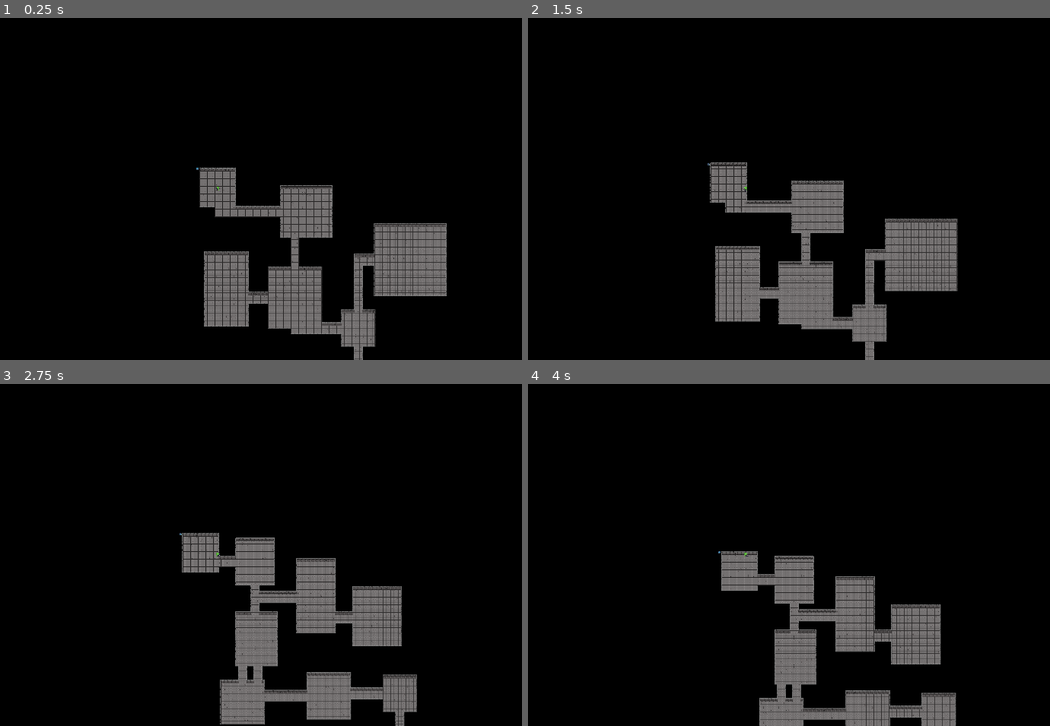
Above: before the commit, frames 1-4 (two rows, left to right).
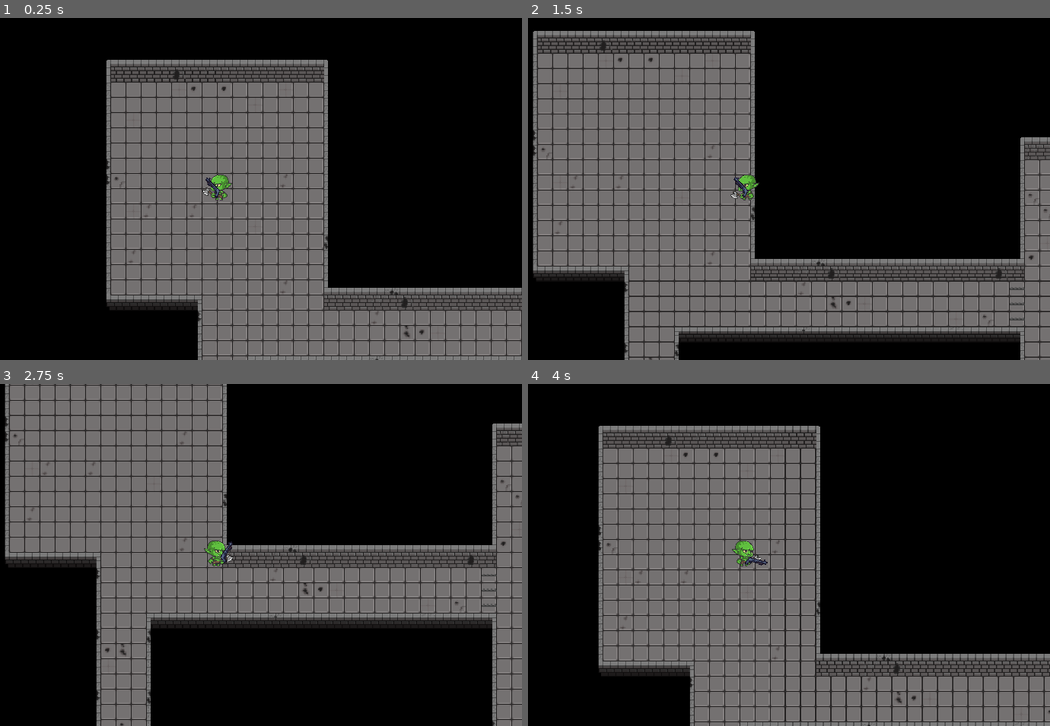
Above: after the commit, the same moments.

Repository: WilliCochrane/Game_Jam_1_2024
Game: Godot game, scene res://node_2d.tscn
Same seed, same stepped clock (60 frames per second), same inputs: the game is played once before the commit and once after it.
Inputs (mouse positions are in pixels of both pictures, inside the frame that each line leads up to):
- Up to frame 1 (0.25 s): no input
- Up to frame 2 (1.5 s): tap Enter at 0.5 s; move the mouse to (877, 171) at 0.52 s; hold Right (ui_right) 0.53-1.28 s; move the mouse to (621, 206) at 1.27 s; hold Down (ui_down) from 1.28 s (still down)
- Up to frame 3 (2.75 s): move the mouse to (276, 479) at 2.02 s; release Down (ui_down) at 2.03 s; hold Right (ui_right) from 2.03 s (still down)
- Up to frame 4 (4 s): move the mouse to (715, 623) at 2.77 s; release Right (ui_right) at 2.78 s; hold Up (ui_up) 2.78-3.53 s; move the mouse to (929, 606) at 3.52 s; hold Left (ui_left) from 3.53 s (still down)

The runs differ from the first frame. In frame 1, 40% of the frame differs, in the area x 20-100%, y 12-100%; in frame 2, 51%, in the area x 0-100%, y 3-100%; in frame 3, 50%; in frame 4, 42%.
Error after the commit: Parse Error: Expected identifier after "." for attribute access. (res://Scrips/Map/Gate.gd:15)

Commit message:
added gate spawning and improved tile map

Diff:
--- a/Gold game jam/Entities/Player/player.tscn
+++ b/Gold game jam/Entities/Player/player.tscn
@@ -159,7 +159,7 @@
 shape = SubResource("RectangleShape2D_yr8kw")
 
 [node name="Camera2D" type="Camera2D" parent="."]
-zoom = Vector2(0.5, 0.5)
+zoom = Vector2(3, 3)
 
 [node name="Weapon" parent="." instance=ExtResource("4_q6ram")]
 position = Vector2(40, 40)
--- a/Gold game jam/Entities/Treasure/treasure.gd
+++ b/Gold game jam/Entities/Treasure/treasure.gd
@@ -1,4 +1,23 @@
 extends CharacterBody2D
 
-func _ready():
-	print(get_parent())
+@export var instructions : Sprite2D
+@export var anim_player : AnimationPlayer
+
+var show_instrusctions : bool = false
+
+
+func _process(_delta):
+	if show_instrusctions == false:
+		instructions.hide()
+	elif show_instrusctions == true:
+		instructions.show()
+		anim_player.play("Instructions")
+
+
+func _on_area_2d_body_entered(body):
+	show_instrusctions = true
+
+
+
+func _on_area_2d_body_exited(body):
+	show_instrusctions = false
--- a/Gold game jam/Entities/Treasure/treasure.tscn
+++ b/Gold game jam/Entities/Treasure/treasure.tscn
@@ -1,56 +1,109 @@
-[gd_scene load_steps=7 format=3 uid="uid://bej0bu2a4drvl"]
+[gd_scene load_steps=11 format=3 uid="uid://bej0bu2a4drvl"]
 
 [ext_resource type="Script" path="res://Entities/Treasure/treasure.gd" id="1_hw1sd"]
 [ext_resource type="Texture2D" uid="uid://rkw3uh5arawi" path="res://Assets/TileSet/dungeon_sheet.png" id="1_x028d"]
-
-[sub_resource type="Animation" id="Animation_a2sls"]
-length = 0.001
-tracks/0/type = "value"
-tracks/0/imported = false
-tracks/0/enabled = true
-tracks/0/path = NodePath("Sprite2D:frame")
-tracks/0/interp = 1
-tracks/0/loop_wrap = true
-tracks/0/keys = {
-"times": PackedFloat32Array(0),
-"transitions": PackedFloat32Array(1),
-"update": 1,
-"values": [176]
-}
-
-[sub_resource type="Animation" id="Animation_vka1o"]
-resource_name = "idle"
-tracks/0/type = "value"
-tracks/0/imported = false
-tracks/0/enabled = true
-tracks/0/path = NodePath("Sprite2D:texture")
-tracks/0/interp = 1
-tracks/0/loop_wrap = true
-tracks/0/keys = {
-"times": PackedFloat32Array(0),
-"transitions": PackedFloat32Array(1),
-"update": 1,
-"values": [ExtResource("1_x028d")]
-}
-tracks/1/type = "value"
-tracks/1/imported = false
-tracks/1/enabled = true
-tracks/1/path = NodePath("Sprite2D:hframes")
-tracks/1/interp = 1
-tracks/1/loop_wrap = true
-tracks/1/keys = {
-"times": PackedFloat32Array(0),
-"transitions": PackedFloat32Array(1),
-"update": 1,
-"values": [24]
+[ext_resource type="Texture2D" uid="uid://cffyddjpsgtr1" path="res://Assets/Misc/F_key_press.png" id="3_jtswi"]
+
+[sub_resource type="Animation" id="Animation_8y2lr"]
+resource_name = "Instructions"
+loop_mode = 1
+tracks/0/type = "value"
+tracks/0/imported = false
+tracks/0/enabled = true
+tracks/0/path = NodePath("Instructions:texture")
+tracks/0/interp = 1
+tracks/0/loop_wrap = true
+tracks/0/keys = {
+"times": PackedFloat32Array(0),
+"transitions": PackedFloat32Array(1),
+"update": 1,
+"values": [ExtResource("3_jtswi")]
+}
+tracks/1/type = "value"
+tracks/1/imported = false
+tracks/1/enabled = true
+tracks/1/path = NodePath("Instructions:hframes")
+tracks/1/interp = 1
+tracks/1/loop_wrap = true
+tracks/1/keys = {
+"times": PackedFloat32Array(0),
+"transitions": PackedFloat32Array(1),
+"update": 1,
+"values": [2]
 }
 tracks/2/type = "value"
 tracks/2/imported = false
 tracks/2/enabled = true
-tracks/2/path = NodePath("Sprite2D:vframes")
+tracks/2/path = NodePath("Instructions:frame")
 tracks/2/interp = 1
 tracks/2/loop_wrap = true
 tracks/2/keys = {
+"times": PackedFloat32Array(0, 0.5),
+"transitions": PackedFloat32Array(1, 1),
+"update": 1,
+"values": [0, 1]
+}
+
+[sub_resource type="Animation" id="Animation_a2sls"]
+length = 0.001
+tracks/0/type = "value"
+tracks/0/imported = false
+tracks/0/enabled = true
+tracks/0/path = NodePath("Chest:frame")
+tracks/0/interp = 1
+tracks/0/loop_wrap = true
+tracks/0/keys = {
+"times": PackedFloat32Array(0),
+"transitions": PackedFloat32Array(1),
+"update": 1,
+"values": [176]
+}
+tracks/1/type = "value"
+tracks/1/imported = false
+tracks/1/enabled = true
+tracks/1/path = NodePath("Instructions:frame")
+tracks/1/interp = 1
+tracks/1/loop_wrap = true
+tracks/1/keys = {
+"times": PackedFloat32Array(0),
+"transitions": PackedFloat32Array(1),
+"update": 1,
+"values": [0]
+}
+
+[sub_resource type="Animation" id="Animation_vka1o"]
+resource_name = "idle"
+tracks/0/type = "value"
+tracks/0/imported = false
+tracks/0/enabled = true
+tracks/0/path = NodePath("Chest:texture")
+tracks/0/interp = 1
+tracks/0/loop_wrap = true
+tracks/0/keys = {
+"times": PackedFloat32Array(0),
+"transitions": PackedFloat32Array(1),
+"update": 1,
+"values": [ExtResource("1_x028d")]
+}
+tracks/1/type = "value"
+tracks/1/imported = false
+tracks/1/enabled = true
+tracks/1/path = NodePath("Chest:hframes")
+tracks/1/interp = 1
+tracks/1/loop_wrap = true
+tracks/1/keys = {
+"times": PackedFloat32Array(0),
+"transitions": PackedFloat32Array(1),
+"update": 1,
+"values": [24]
+}
+tracks/2/type = "value"
+tracks/2/imported = false
+tracks/2/enabled = true
+tracks/2/path = NodePath("Chest:vframes")
+tracks/2/interp = 1
+tracks/2/loop_wrap = true
+tracks/2/keys = {
 "times": PackedFloat32Array(0),
 "transitions": PackedFloat32Array(1),
 "update": 1,
@@ -59,7 +112,7 @@
 tracks/3/type = "value"
 tracks/3/imported = false
 tracks/3/enabled = true
-tracks/3/path = NodePath("Sprite2D:frame_coords")
+tracks/3/path = NodePath("Chest:frame_coords")
 tracks/3/interp = 1
 tracks/3/loop_wrap = true
 tracks/3/keys = {
@@ -76,7 +129,7 @@
 tracks/0/type = "value"
 tracks/0/imported = false
 tracks/0/enabled = true
-tracks/0/path = NodePath("Sprite2D:texture")
+tracks/0/path = NodePath("Chest:texture")
 tracks/0/interp = 1
 tracks/0/loop_wrap = true
 tracks/0/keys = {
@@ -88,7 +141,7 @@
 tracks/1/type = "value"
 tracks/1/imported = false
 tracks/1/enabled = true
-tracks/1/path = NodePath("Sprite2D:hframes")
+tracks/1/path = NodePath("Chest:hframes")
 tracks/1/interp = 1
 tracks/1/loop_wrap = true
 tracks/1/keys = {
@@ -100,7 +153,7 @@
 tracks/2/type = "value"
 tracks/2/imported = false
 tracks/2/enabled = true
-tracks/2/path = NodePath("Sprite2D:vframes")
+tracks/2/path = NodePath("Chest:vframes")
 tracks/2/interp = 1
 tracks/2/loop_wrap = true
 tracks/2/keys = {
@@ -112,7 +165,7 @@
 tracks/3/type = "value"
 tracks/3/imported = false
 tracks/3/enabled = true
-tracks/3/path = NodePath("Sprite2D:frame")
+tracks/3/path = NodePath("Chest:frame")
 tracks/3/interp = 1
 tracks/3/loop_wrap = true
 tracks/3/keys = {
@@ -124,23 +177,49 @@
 
 [sub_resource type="AnimationLibrary" id="AnimationLibrary_v7kv5"]
 _data = {
+"Instructions": SubResource("Animation_8y2lr"),
 "RESET": SubResource("Animation_a2sls"),
 "idle": SubResource("Animation_vka1o"),
 "open": SubResource("Animation_om5d4")
 }
 
-[node name="Treasure" type="CharacterBody2D"]
+[sub_resource type="RectangleShape2D" id="RectangleShape2D_d22hq"]
+size = Vector2(14, 15)
+
+[sub_resource type="CircleShape2D" id="CircleShape2D_veged"]
+radius = 25.0
+
+[node name="Treasure" type="CharacterBody2D" node_paths=PackedStringArray("instructions", "anim_player")]
 script = ExtResource("1_hw1sd")
-
-[node name="Sprite2D" type="Sprite2D" parent="."]
+instructions = NodePath("Instructions")
+anim_player = NodePath("AnimationPlayer")
+
+[node name="Chest" type="Sprite2D" parent="."]
+position = Vector2(0, -1)
 texture = ExtResource("1_x028d")
 hframes = 24
 vframes = 10
 frame = 176
 
+[node name="Instructions" type="Sprite2D" parent="."]
+position = Vector2(37, 0)
+texture = ExtResource("3_jtswi")
+hframes = 2
+
 [node name="AnimationPlayer" type="AnimationPlayer" parent="."]
 libraries = {
 "": SubResource("AnimationLibrary_v7kv5")
 }
+autoplay = "Instructions"
 
 [node name="CollisionShape2D" type="CollisionShape2D" parent="."]
+position = Vector2(-1, -0.5)
+shape = SubResource("RectangleShape2D_d22hq")
+
+[node name="Area2D" type="Area2D" parent="."]
+
+[node name="CollisionShape2D" type="CollisionShape2D" parent="Area2D"]
+shape = SubResource("CircleShape2D_veged")
+
+[connection signal="body_entered" from="Area2D" to="." method="_on_area_2d_body_entered"]
+[connection signal="body_exited" from="Area2D" to="." method="_on_area_2d_body_exited"]
--- /dev/null
+++ b/Gold game jam/Entities/gate/gate.tscn
@@ -0,0 +1,208 @@
+[gd_scene load_steps=9 format=3 uid="uid://dwgxqjmpwy4xu"]
+
+[ext_resource type="Script" path="res://Scrips/Map/Gate.gd" id="1_1d0d3"]
+[ext_resource type="Texture2D" uid="uid://oyoxj4rt6gg7" path="res://Assets/TileSet/front_gate.png" id="2_a28cq"]
+
+[sub_resource type="RectangleShape2D" id="RectangleShape2D_e7n7e"]
+size = Vector2(16, 9)
+
+[sub_resource type="Animation" id="Animation_8jp3g"]
+length = 0.001
+tracks/0/type = "value"
+tracks/0/imported = false
+tracks/0/enabled = true
+tracks/0/path = NodePath("Sprite2D:frame")
+tracks/0/interp = 1
+tracks/0/loop_wrap = true
+tracks/0/keys = {
+"times": PackedFloat32Array(0),
+"transitions": PackedFloat32Array(1),
+"update": 1,
+"values": [0]
+}
+
+[sub_resource type="Animation" id="Animation_wflnj"]
+resource_name = "x_facing_open"
+length = 0.50001
+tracks/0/type = "value"
+tracks/0/imported = false
+tracks/0/enabled = true
+tracks/0/path = NodePath("Sprite2D:texture")
+tracks/0/interp = 1
+tracks/0/loop_wrap = true
+tracks/0/keys = {
+"times": PackedFloat32Array(0),
+"transitions": PackedFloat32Array(1),
+"update": 1,
+"values": [ExtResource("2_a28cq")]
+}
+tracks/1/type = "value"
+tracks/1/imported = false
+tracks/1/enabled = true
+tracks/1/path = NodePath("Sprite2D:hframes")
+tracks/1/interp = 1
+tracks/1/loop_wrap = true
+tracks/1/keys = {
+"times": PackedFloat32Array(0),
+"transitions": PackedFloat32Array(1),
+"update": 1,
+"values": [5]
+}
+tracks/2/type = "value"
+tracks/2/imported = false
+tracks/2/enabled = true
+tracks/2/path = NodePath("Sprite2D:frame")
+tracks/2/interp = 1
+tracks/2/loop_wrap = true
+tracks/2/keys = {
+"times": PackedFloat32Array(0, 0.1, 0.2, 0.3, 0.4),
+"transitions": PackedFloat32Array(1, 1, 1, 1, 1),
+"update": 1,
+"values": [0, 1, 2, 3, 4]
+}
+tracks/3/type = "value"
+tracks/3/imported = false
+tracks/3/enabled = true
+tracks/3/path = NodePath("CollisionShape2D:disabled")
+tracks/3/interp = 1
+tracks/3/loop_wrap = true
+tracks/3/keys = {
+"times": PackedFloat32Array(0, 0.3),
+"transitions": PackedFloat32Array(1, 1),
+"update": 1,
+"values": [true, false]
+}
+
+[sub_resource type="Animation" id="Animation_cl5np"]
+resource_name = "x_facing_close"
+length = 0.50001
+tracks/0/type = "value"
+tracks/0/imported = false
+tracks/0/enabled = true
+tracks/0/path = NodePath("Sprite2D:texture")
+tracks/0/interp = 1
+tracks/0/loop_wrap = true
+tracks/0/keys = {
+"times": PackedFloat32Array(0),
+"transitions": PackedFloat32Array(1),
+"update": 1,
+"values": [ExtResource("2_a28cq")]
+}
+tracks/1/type = "value"
+tracks/1/imported = false
+tracks/1/enabled = true
+tracks/1/path = NodePath("Sprite2D:hframes")
+tracks/1/interp = 1
+tracks/1/loop_wrap = true
+tracks/1/keys = {
+"times": PackedFloat32Array(0),
+"transitions": PackedFloat32Array(1),
+"update": 1,
+"values": [5]
+}
+tracks/2/type = "value"
+tracks/2/imported = false
+tracks/2/enabled = true
+tracks/2/path = NodePath("Sprite2D:frame")
+tracks/2/interp = 1
+tracks/2/loop_wrap = true
+tracks/2/keys = {
+"times": PackedFloat32Array(0, 0.1, 0.2, 0.3, 0.4),
+"transitions": PackedFloat32Array(1, 1, 1, 1, 1),
+"update": 1,
+"values": [4, 3, 2, 1, 0]
+}
+tracks/3/type = "value"
+tracks/3/imported = false
+tracks/3/enabled = true
+tracks/3/path = NodePath("CollisionShape2D:disabled")
+tracks/3/interp = 1
+tracks/3/loop_wrap = true
+tracks/3/keys = {
+"times": PackedFloat32Array(0, 0.3),
+"transitions": PackedFloat32Array(1, 1),
+"update": 1,
+"values": [false, true]
+}
+
+[sub_resource type="Animation" id="Animation_auata"]
+resource_name = "x_facing_idle"
+length = 0.10001
+tracks/0/type = "value"
+tracks/0/imported = false
+tracks/0/enabled = true
+tracks/0/path = NodePath("Sprite2D:texture")
+tracks/0/interp = 1
+tracks/0/loop_wrap = true
+tracks/0/keys = {
+"times": PackedFloat32Array(0),
+"transitions": PackedFloat32Array(1),
+"update": 1,
+"values": [ExtResource("2_a28cq")]
+}
+tracks/1/type = "value"
+tracks/1/imported = false
+tracks/1/enabled = true
+tracks/1/path = NodePath("Sprite2D:hframes")
+tracks/1/interp = 1
+tracks/1/loop_wrap = true
+tracks/1/keys = {
+"times": PackedFloat32Array(0),
+"transitions": PackedFloat32Array(1),
+"update": 1,
+"values": [5]
+}
+tracks/2/type = "value"
+tracks/2/imported = false
+tracks/2/enabled = true
+tracks/2/path = NodePath("Sprite2D:frame")
+tracks/2/interp = 1
+tracks/2/loop_wrap = true
+tracks/2/keys = {
+"times": PackedFloat32Array(0),
+"transitions": PackedFloat32Array(1),
+"update": 1,
+"values": [0]
+}
+tracks/3/type = "value"
+tracks/3/imported = false
+tracks/3/enabled = true
+tracks/3/path = NodePath("CollisionShape2D:disabled")
+tracks/3/interp = 1
+tracks/3/loop_wrap = true
+tracks/3/keys = {
+"times": PackedFloat32Array(0),
+"transitions": PackedFloat32Array(1),
+"update": 1,
+"values": [false]
+}
+
+[sub_resource type="AnimationLibrary" id="AnimationLibrary_jgu5k"]
+_data = {
+"RESET": SubResource("Animation_8jp3g"),
+"x_facing_close": SubResource("Animation_cl5np"),
+"x_facing_idle": SubResource("Animation_auata"),
+"x_facing_open": SubResource("Animation_wflnj")
+}
+
+[node name="Gate" type="StaticBody2D" node_paths=PackedStringArray("anim_player", "collision_shape")]
+collision_layer = 0
+collision_mask = 0
+script = ExtResource("1_1d0d3")
+anim_player = NodePath("AnimationPlayer")
+collision_shape = NodePath("CollisionShape2D")
+
+[node name="CollisionShape2D" type="CollisionShape2D" parent="."]
+position = Vector2(8, -5)
+shape = SubResource("RectangleShape2D_e7n7e")
+debug_color = Color(0, 0.6, 0.701961, 0.419608)
+
+[node name="Sprite2D" type="Sprite2D" parent="."]
+position = Vector2(8, -16)
+texture = ExtResource("2_a28cq")
+hframes = 5
+
+[node name="AnimationPlayer" type="AnimationPlayer" parent="."]
+libraries = {
+"": SubResource("AnimationLibrary_jgu5k")
+}
--- a/Gold game jam/Scrips/Map/Dungeon.gd
+++ b/Gold game jam/Scrips/Map/Dungeon.gd
@@ -5,12 +5,18 @@
 @export var main_rooms_size : Vector2
 @export var main_rooms_max : int
 @export var player : CharacterBody2D
-
-@onready var level: TileMap = $Level
+@export var gate : PackedScene
+
+@onready var level : TileMap = $Level
+@onready var treasue : CharacterBody2D = $Treasure
 
 var level_data : Array = []
-
-
+var room_areas : Array = []
+var spawn_room : Rect2 = Rect2(0, 0, 16, 16)
+var end_room : Rect2 = Rect2(80, 80, 16, 16)
+var treasure_room : Rect2
+
+var gates_up : bool
 
 func _ready() -> void:
 	_generate_rooms()
@@ -20,12 +26,6 @@
 func _generate_structures():
 	var ladder := level.tile_set.get_pattern(0)
 	level.set_pattern(1,Vector2i(87,87),ladder)
-
-func _generate_gateways(room : Rect2) -> void:
-	if room.size == Vector2(16,16):
-		return
-	else:
-		pass
 
 
 func _generate_rooms() -> void:
@@ -33,21 +33,21 @@
 	player.position = Vector2(128,128)
 	level.clear()
 	level.set_cells_terrain_connect(0,level_data,1,0)
-	level.set_cells_terrain_connect(1,_generate_top_data(level_data),1,1)
-	_generate_corners(level_data)
-
+	level.set_cells_terrain_connect(1,_generate_top_data(),1,1)
+	_generate_corners()
+	_generate_gateways()
+	_generate_treasure_room()
 
 
 func _generate_data():
+	room_areas = []
 	var rng := RandomNumberGenerator.new()
 	rng.randomize()
 	var data := {}
 	var connections := []
-	var spawn_room : Rect2 = Rect2(0, 0, 16, 16)
-	var end_room : Rect2 = Rect2(80, 80, 16, 16)
-	@warning_ignore("narrowing_conversion")
-	var treasure_room : Rect2 = Rect2(rng.randi_range(level_size.x/2, level_size.x - 20), rng.randi_range(level_size.y/2, level_size.y - 20), 15, 15)
-	var room_areas : Array = []
+	@warning_ignore("narrowing_conversion")
+	treasure_room = Rect2(rng.randi_range(level_size.x/2, level_size.x - 20), rng.randi_range(level_size.y/2, level_size.y - 20), 15, 15)
+	@warning_ignore("narrowing_conversion")
 	var rooms := [spawn_room, end_room, treasure_room]
 	_add_room(data, rooms, spawn_room)
 	_add_room(data, rooms, end_room)
@@ -59,7 +59,7 @@
 		_add_room(data, rooms, room)
 	for room in rooms:
 		room_areas.push_front(room)
-	var mst = find_min_span_tree(room_areas)
+	var mst = find_min_span_tree(rooms)
 	for point in mst.get_point_ids():
 		var p = mst.get_closest_point(Vector2(mst.get_point_position(point).x, mst.get_point_position(point).y))
 		for conn in mst.get_point_connections(p):
@@ -71,16 +71,16 @@
 	level_data = data.keys()
 
 
-func _generate_top_data(data : Array) -> Array:
+func _generate_top_data() -> Array:
 	var top_data : Array = []
-	for cell in data:
+	for cell in level_data:
 		if level.get_cell_atlas_coords(0,Vector2i(cell.x,cell.y-1)) == Vector2i(-1, -1):
 			top_data.push_back(Vector2(cell.x,cell.y-1))
 	return top_data
 
 
-func _generate_corners(data : Array):
-	for cell in data:
+func _generate_corners():
+	for cell in level_data:
 		if level.get_cell_atlas_coords(0,cell) == Vector2i(4,2):
 			level.set_cell(1,Vector2i(cell.x,cell.y-1),0,Vector2i(5,4))
 		elif level.get_cell_atlas_coords(0,cell) == Vector2i(4,1):
@@ -91,6 +91,33 @@
 			level.set_cell(1,Vector2i(cell.x,cell.y-1),0,Vector2i(5,0))
 
 
+func _generate_gateways() -> void:
+	var tile_list : Array = [Vector2i(1,2),Vector2i(1,3),Vector2i(2,2),Vector2i(2,3),Vector2i(3,2),Vector2i(3,3)]
+	for room in room_areas:
+		if room.size == Vector2(16,16) or room.size == Vector2(15,15):
+			pass
+		else:
+			for xcell in range(room.position.x,room.position.x + room.size.x):
+				for tile in tile_list:
+					if level.get_cell_atlas_coords(0,Vector2i(xcell,room.position.y)) == tile:
+						_spawn_gate(xcell, room.position.y+1)
+					if level.get_cell_atlas_coords(0,Vector2i(xcell,room.position.y + room.size.y)) == tile:
+						_spawn_gate(xcell, room.position.y + room.size.y)
+
+			for ycell in range(room.position.y,room.position.y + room.size.y):
+				for tile in tile_list:
+					if level.get_cell_atlas_coords(0,Vector2i(room.position.x,ycell)) == tile:
+						_spawn_gate(room.position.x, ycell+1)
+					if level.get_cell_atlas_coords(0,Vector2i(room.position.x + room.size.x-1,ycell)) == tile:
+						_spawn_gate(room.position.x + room.size.x-1, ycell+1)
+
+
+@warning_ignore("shadowed_variable")
+func _generate_treasure_room() -> void:
+	treasue.position = Vector2(treasure_room.position.x * 16 + 120, treasure_room.position.y * 16 + 120)
+
+
+
 func _get_random_room(rng: RandomNumberGenerator) -> Rect2:
 	@warning_ignore("narrowing_conversion")
 	var width := rng.randi_range(main_rooms_size.x, main_rooms_size.y)
@@ -176,6 +203,13 @@
 			out = true
 			break
 	return out
+
+
+func _spawn_gate(x,y):
+	var g = gate.instantiate()
+	add_child(g)
+	g.position = Vector2(x*16, y*16)
+
 
 
 func find_min_span_tree(areas: Array):
--- /dev/null
+++ b/Gold game jam/Scrips/Map/Gate.gd
@@ -0,0 +1,15 @@
+extends StaticBody2D
+
+@export var anim_player : AnimationPlayer
+@export var collision_shape : CollisionShape2D
+
+# Called when the node enters the scene tree for the first time.
+func _ready():
+	anim_player.play("x_facing_idle")
+	collision_shape.disabled = true
+
+
+
+# Called every frame. 'delta' is the elapsed time since the previous frame.
+func _process(delta):
+	if get_parent().
--- a/Gold game jam/node_2d.tscn
+++ b/Gold game jam/node_2d.tscn
@@ -6,6 +6,7 @@
 [ext_resource type="Texture2D" uid="uid://dltbgm0q0yxe0" path="res://Assets/TileSet/Dungeonlvl1tile_set.png" id="2_bspjp"]
 [ext_resource type="PackedScene" uid="uid://48fpkt0wst45" path="res://Entities/Enemy/enemy.tscn" id="4_tckvb"]
 [ext_resource type="PackedScene" uid="uid://bej0bu2a4drvl" path="res://Entities/Treasure/treasure.tscn" id="5_ee60j"]
+[ext_resource type="PackedScene" uid="uid://dwgxqjmpwy4xu" path="res://Entities/gate/gate.tscn" id="7_to4u6"]
 
 [sub_resource type="TileMapPattern" id="TileMapPattern_ibgmt"]
 tile_data = PackedInt32Array(0, 983041, 8, 65536, 983041, 9, 1, 1048577, 8, 65537, 1048577, 9)
@@ -28,12 +29,14 @@
 2:0/0 = 0
 2:0/0/terrain_set = 1
 2:0/0/terrain = 1
+2:0/0/probability = 0.1
 2:0/0/physics_layer_0/linear_velocity = Vector2(0, 0)
 2:0/0/physics_layer_0/angular_velocity = 0.0
 2:0/0/physics_layer_0/polygon_0/points = PackedVector2Array(-8, -8, 8, -8, 8, 8, -8, 8)
 3:0/0 = 0
 3:0/0/terrain_set = 1
 3:0/0/terrain = 1
+3:0/0/probability = 0.02
 3:0/0/physics_layer_0/linear_velocity = Vector2(0, 0)
 3:0/0/physics_layer_0/angular_velocity = 0.0
 3:0/0/physics_layer_0/polygon_0/points = PackedVector2Array(-8, -8, 8, -8, 8, 8, -8, 8)
@@ -65,7 +68,7 @@
 2:1/0 = 0
 2:1/0/terrain_set = 1
 2:1/0/terrain = 0
-2:1/0/probability = 0.1
+2:1/0/probability = 0.02
 2:1/0/physics_layer_0/linear_velocity = Vector2(0, 0)
 2:1/0/physics_layer_0/angular_velocity = 0.0
 2:1/0/physics_layer_0/polygon_0/points = PackedVector2Array(-8, -8, 8, -8, 8, 8, -8, 8)
@@ -77,7 +80,7 @@
 3:1/0 = 0
 3:1/0/terrain_set = 1
 3:1/0/terrain = 0
-3:1/0/probability = 0.3
+3:1/0/probability = 0.1
 3:1/0/physics_layer_0/linear_velocity = Vector2(0, 0)
 3:1/0/physics_layer_0/angular_velocity = 0.0
 3:1/0/physics_layer_0/polygon_0/points = PackedVector2Array(-8, -8, 8, -8, 8, 8, -8, 8)
@@ -112,6 +115,7 @@
 0:2/0 = 0
 0:2/0/terrain_set = 1
 0:2/0/terrain = 0
+0:2/0/probability = 0.1
 0:2/0/physics_layer_0/linear_velocity = Vector2(0, 0)
 0:2/0/physics_layer_0/angular_velocity = 0.0
 0:2/0/physics_layer_0/polygon_0/points = PackedVector2Array(-8, -8, 8, -8, 8, 8, -8, 8)
@@ -150,7 +154,7 @@
 3:2/0 = 0
 3:2/0/terrain_set = 1
 3:2/0/terrain = 0
-3:2/0/probability = 0.02
+3:2/0/probability = 0.01
 3:2/0/physics_layer_0/linear_velocity = Vector2(0, 0)
 3:2/0/physics_layer_0/angular_velocity = 0.0
 3:2/0/terrains_peering_bit/right_side = 0
@@ -164,6 +168,7 @@
 5:2/0 = 0
 5:2/0/terrain_set = 1
 5:2/0/terrain = 0
+5:2/0/probability = 0.1
 5:2/0/physics_layer_0/linear_velocity = Vector2(0, 0)
 5:2/0/physics_layer_0/angular_velocity = 0.0
 5:2/0/physics_layer_0/polygon_0/points = PackedVector2Array(-8, -8, 8, -8, 8, 8, -8, 8)
@@ -175,6 +180,7 @@
 0:3/0 = 0
 0:3/0/terrain_set = 1
 0:3/0/terrain = 0
+0:3/0/probability = 0.02
 0:3/0/physics_layer_0/linear_velocity = Vector2(0, 0)
 0:3/0/physics_layer_0/angular_velocity = 0.0
 0:3/0/physics_layer_0/polygon_0/points = PackedVector2Array(-8, -8, 8, -8, 8, 8, -8, 8)
@@ -186,7 +192,7 @@
 1:3/0 = 0
 1:3/0/terrain_set = 1
 1:3/0/terrain = 0
-1:3/0/probability = 0.02
+1:3/0/probability = 0.01
 1:3/0/physics_layer_0/linear_velocity = Vector2(0, 0)
 1:3/0/physics_layer_0/angular_velocity = 0.0
 1:3/0/terrains_peering_bit/right_side = 0
@@ -228,6 +234,7 @@
 5:3/0 = 0
 5:3/0/terrain_set = 1
 5:3/0/terrain = 0
+5:3/0/probability = 0.02
 5:3/0/physics_layer_0/linear_velocity = Vector2(0, 0)
 5:3/0/physics_layer_0/angular_velocity = 0.0
 5:3/0/physics_layer_0/polygon_0/points = PackedVector2Array(-8, -8, 8, -8, 8, 8, -8, 8)
@@ -274,26 +281,14 @@
 5:5/0/terrains_peering_bit/top_right_corner = 0
 0:6/0 = 0
 0:6/0/terrain_set = 1
-0:6/0/terrain = 0
 0:6/0/physics_layer_0/linear_velocity = Vector2(0, 0)
 0:6/0/physics_layer_0/angular_velocity = 0.0
 0:6/0/physics_layer_0/polygon_0/points = PackedVector2Array(-8, -8, 8, -8, 8, 8, -8, 8)
-0:6/0/terrains_peering_bit/right_side = 0
-0:6/0/terrains_peering_bit/bottom_right_corner = 0
-0:6/0/terrains_peering_bit/bottom_side = 0
-0:6/0/terrains_peering_bit/top_side = 0
-0:6/0/terrains_peering_bit/top_right_corner = 0
 5:6/0 = 0
 5:6/0/terrain_set = 1
-5:6/0/terrain = 0
 5:6/0/physics_layer_0/linear_velocity = Vector2(0, 0)
 5:6/0/physics_layer_0/angular_velocity = 0.0
 5:6/0/physics_layer_0/polygon_0/points = PackedVector2Array(-8, -8, 8, -8, 8, 8, -8, 8)
-5:6/0/terrains_peering_bit/bottom_side = 0
-5:6/0/terrains_peering_bit/bottom_left_corner = 0
-5:6/0/terrains_peering_bit/left_side = 0
-5:6/0/terrains_peering_bit/top_left_corner = 0
-5:6/0/terrains_peering_bit/top_side = 0
 0:7/0 = 0
 0:7/0/terrain_set = 1
 0:7/0/terrain = 0
@@ -317,7 +312,7 @@
 2:7/0 = 0
 2:7/0/terrain_set = 1
 2:7/0/terrain = 0
-2:7/0/probability = 0.02
+2:7/0/probability = 0.1
 2:7/0/physics_layer_0/linear_velocity = Vector2(0, 0)
 2:7/0/physics_layer_0/angular_velocity = 0.0
 2:7/0/physics_layer_0/polygon_0/points = PackedVector2Array(-8, -8, 8, -8, 8, 8, -8, 8)
@@ -1277,6 +1272,7 @@
 main_rooms_size = Vector2(17, 30)
 main_rooms_max = 1000
 player = NodePath("Player")
+gate = ExtResource("7_to4u6")
 
 [node name="Level" type="TileMap" parent="." groups=["dungeon"]]
 tile_set = SubResource("TileSet_gmpy3")
@@ -1294,7 +1290,6 @@
 
 [node name="Timer" type="Timer" parent="."]
 wait_time = 2.0
-autostart = true
 
 [node name="TextureRect" type="TextureRect" parent="."]
 modulate = Color(0.0627451, 0.0941176, 0.2, 1)
@@ -1306,4 +1301,7 @@
 scale = Vector2(605.561, 2647.39)
 texture = SubResource("GradientTexture1D_fc07l")
 
+[node name="Gate" parent="." instance=ExtResource("7_to4u6")]
+position = Vector2(-464, -80)
+
 [connection signal="timeout" from="Timer" to="." method="_on_timer_timeout"]
Binary file added: Gold game jam/Assets/Misc/F_key_press.png
Not shown, added: Gold game jam/Assets/Misc/F_key_press.png.import
Binary file changed: Gold game jam/Assets/TileSet/Dungeonlvl1tile_set.png
Binary file added: Gold game jam/Assets/TileSet/front_gate.png
Not shown, added: Gold game jam/Assets/TileSet/front_gate.png.import
Not shown: 1 places in Gold game jam/node_2d.tscn that only renumber resources
